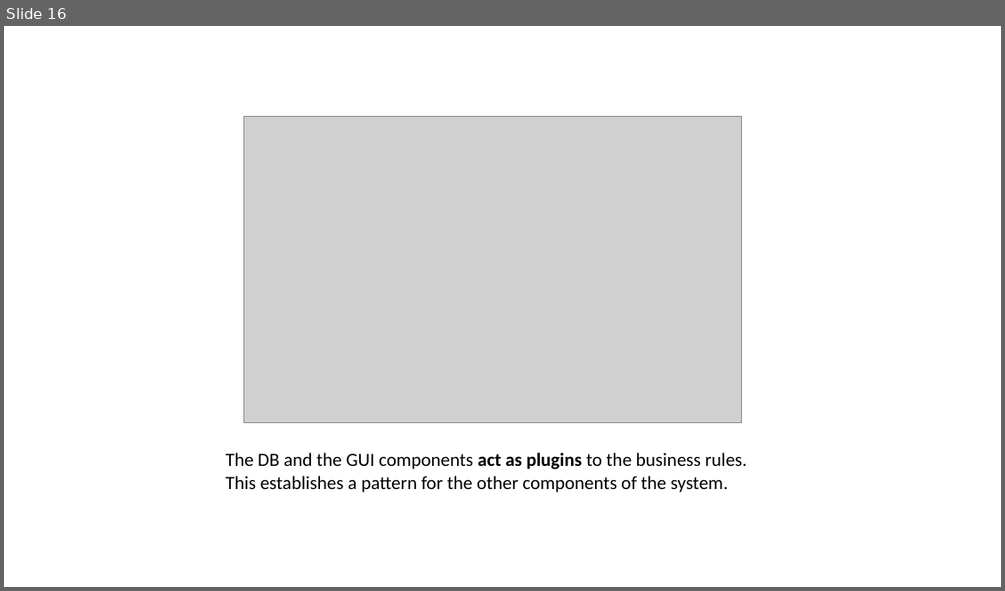
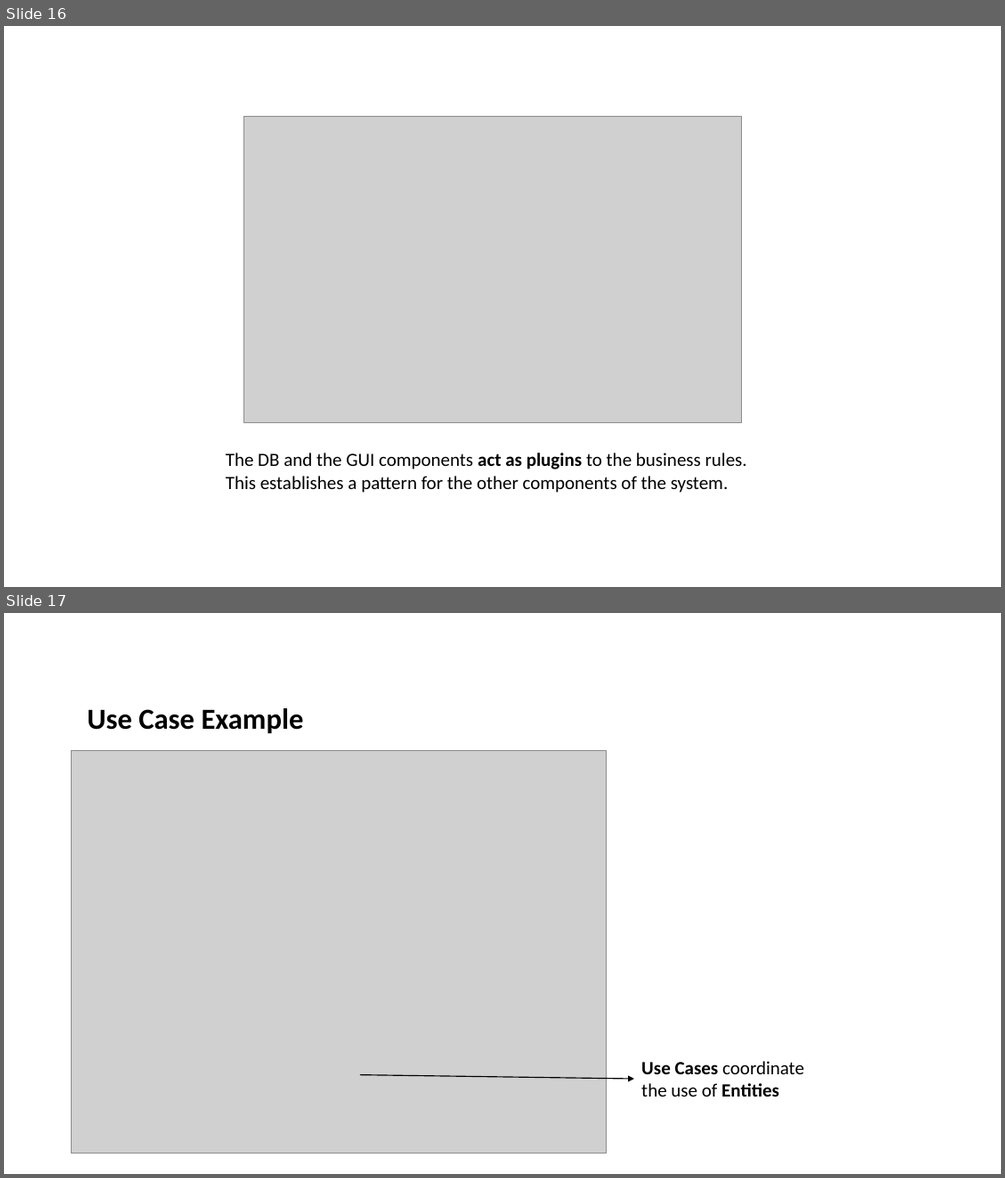
Before and after one commit to serodriguez68/clean-architecture, a slide deck: images/editable-images.pptx. Shown one above the other, each under a label of ours: slide 16 before the commit, slides 16 and 17 after it. The pictures are 1005x591 and 1005x1178 pixels, drawn with LibreOffice and Linux fonts; fonts in the diff are those of the drawing; grey boxes stand for pictures. Boxes give left, top, right and bottom in pixels: in the first picture for what was removed or moved away, otherwise in the second. Text is boxed around its words. In the diff, an @@ line names an element or a change of style, - is before the commit and + after.

```diff
--- a/images/editable-images.pptx
+++ b/images/editable-images.pptx
@@ slide 17 added at bbox=[4, 613, 1001, 1174], background #FFFFFF @@
@@ text added at bbox=[87, 708, 304, 733], 28 pt, text #000000, bold @@
+Use Case Example
@@ picture added at bbox=[72, 750, 606, 1153] @@
@@ text added at bbox=[641, 1061, 804, 1096], 18 pt, text #000000 @@
+Use Cases coordinate the use of Entities
@@ arrow added from (360, 1074) to (634, 1078), #000000 1 pt @@
```
Also in this commit, not shown: 2 other files.
